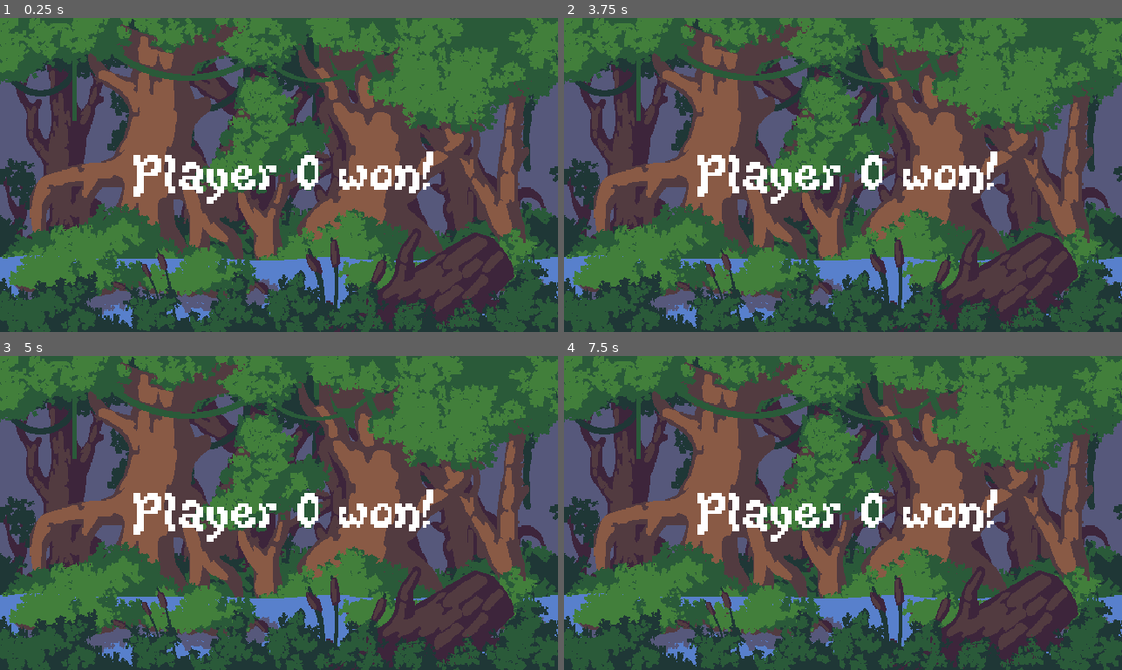
Above: before the commit, frames 1-4 (two rows, left to right).
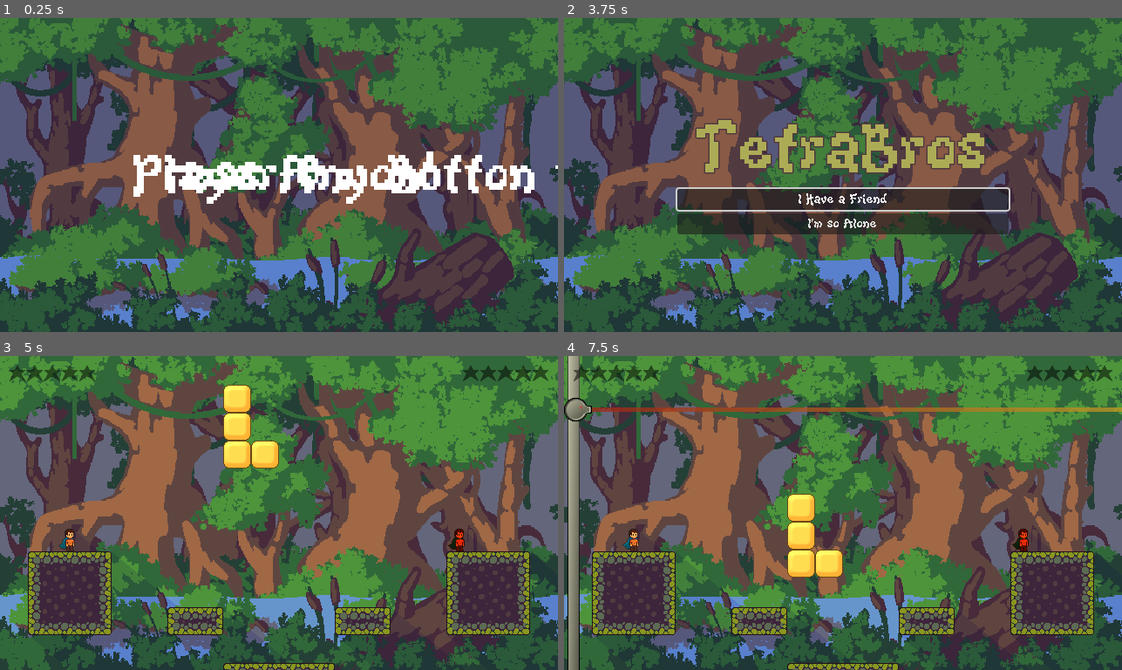
Above: after the commit, the same moments.

Repository: Elagoht/TetraBros
Game: Godot game, scene res://levels/Winner.tscn
The game is run twice, just before and just after one commit, with the same random seed, the same clock (stepped at 60 frames per second) and the same inputs. This scene is started directly instead of the project's main scene.
Inputs (mouse positions are in pixels of both pictures, inside the frame that each line leads up to):
- Up to frame 1 (0.25 s): no input
- Up to frame 2 (3.75 s): tap Enter every 0.75 s from 0.5 to 3.5 s
- Up to frame 3 (5 s): click (279, 538) at 4.25 s, where only the run after the commit has a clickable "I Have a Friend"
- Up to frame 4 (7.5 s): no input

The runs differ from the first frame. In frame 1, 2.3% of the frame differs, in the area x 29-100%, y 43-60%; in frame 2, 13%; in frame 3, 13%; in frame 4, 17%, in the area x 0-100%, y 0-100%.

Commit message:
feat: add skippable winner screen with timer and restart prompt

Diff:
--- a/levels/Winner.tscn
+++ b/levels/Winner.tscn
@@ -1,10 +1,14 @@
-[gd_scene load_steps=5 format=3 uid="uid://df3banyv4b7a1"]
+[gd_scene load_steps=6 format=3 uid="uid://df3banyv4b7a1"]
 
 [ext_resource type="Texture2D" uid="uid://d1t00tktunkj5" path="res://environment/tilemaps/Background.png" id="1_bfho5"]
 [ext_resource type="FontFile" uid="uid://lawbeh6q3yw7" path="res://fonts/KiwiSoda.ttf" id="2_br8jl"]
 [ext_resource type="Script" uid="uid://cv8f46jgywa2l" path="res://levels/winner.gd" id="2_u4o8b"]
 
 [sub_resource type="Theme" id="Theme_cyj6x"]
+default_font = ExtResource("2_br8jl")
+default_font_size = 64
+
+[sub_resource type="Theme" id="Theme_br8jl"]
 default_font = ExtResource("2_br8jl")
 default_font_size = 64
 
@@ -23,3 +27,18 @@
 theme = SubResource("Theme_cyj6x")
 text = "Player 1 won!"
 script = ExtResource("2_u4o8b")
+
+[node name="WinnerLabel2" type="Label" parent="."]
+offset_left = 153.0
+offset_top = 149.0
+offset_right = 493.0
+offset_bottom = 213.0
+theme = SubResource("Theme_br8jl")
+text = "Press Any Button to Restart"
+
+[node name="Timer" type="Timer" parent="."]
+wait_time = 3.0
+one_shot = true
+autostart = true
+
+[connection signal="timeout" from="Timer" to="WinnerLabel" method="_on_timer_timeout"]
--- a/levels/winner.gd
+++ b/levels/winner.gd
@@ -1,6 +1,7 @@
 extends Label
 
 var winner
+var skippable := false
 
 func _ready() -> void:
 	var loser = Score.loser
@@ -12,3 +13,12 @@
 			winner = 1
 
 	text = "Player " + str(winner) + " won!"
+
+func _unhandled_input(event: InputEvent) -> void:
+	if !skippable:
+		return
+	get_tree().change_scene_to_file("res://levels/main_menu/MainMenu.tscn")
+
+
+func _on_timer_timeout() -> void:
+	skippable = true
